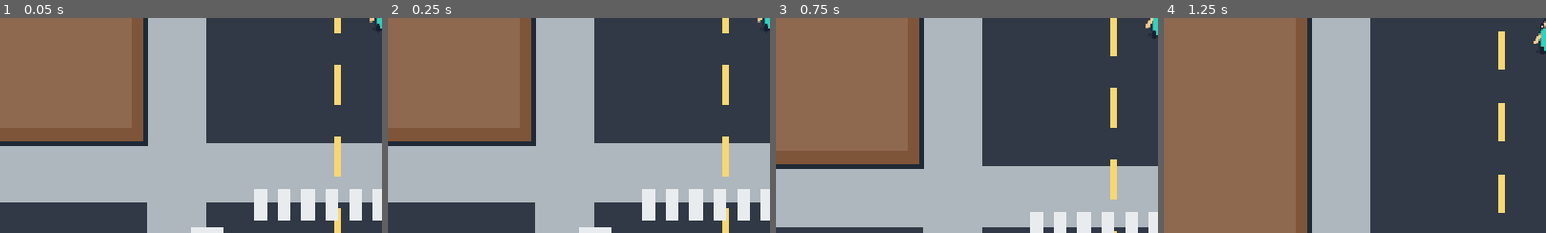
Above: before the commit, frames 1-4 (left to right).
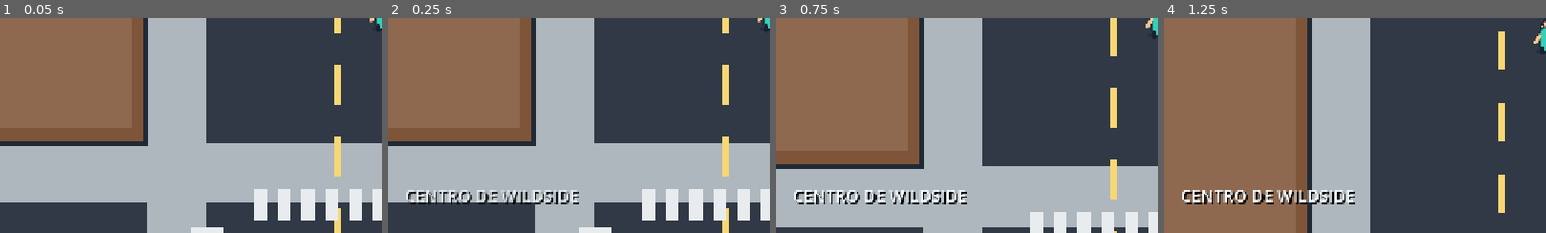
Above: after the commit, the same moments.

Repository: MiguelAlmeidaJ/Wildside
Game: Godot game, scene res://main.tscn
The game is run twice, just before and just after one commit, with the same random seed, the same clock (stepped at 60 frames per second) and the same inputs.
Inputs (mouse positions are % of the whole screen's width and height, from its top left):
- Up to frame 1 (0.05 s): no input
- Up to frame 2 (0.25 s): no input
- Up to frame 3 (0.75 s): move the mouse to (45, 70) at 0.52 s; hold W (move_up) from 0.53 s (still down); hold Q (capture) from 0.53 s (still down); click (45, 70) at 0.67 s
- Up to frame 4 (1.25 s): keep holding W (move_up); keep holding Q (capture)
The pictures show only the part of the screen within x 0-50%, y 50-100%; the shares and areas given below are measured in that part.

Frame 1 is identical in both runs. In frame 2, 1.6% of the frame differs, in the area x 4-50%, y 80-87%; in frame 3, 1.9%; in frame 4, 2.0%.
Error before the commit: Invalid assignment of property or key 'text' with value of type 'String' on a base object of type 'null instance'. (res://scripts/ui/hud.gd:77)

Commit message:
Add district name banner

Diff:
--- a/scenes/ui/hud.tscn
+++ b/scenes/ui/hud.tscn
@@ -154,4 +154,22 @@
 theme_override_font_sizes/font_size = 16
 text = "Converse com Maya."
 
+[node name="DistrictLabel" type="Label" parent="."]
+unique_name_in_owner = true
+visible = false
+anchors_preset = 3
+anchor_top = 1.0
+anchor_bottom = 1.0
+offset_left = 28.0
+offset_top = -82.0
+offset_right = 520.0
+offset_bottom = -34.0
+grow_vertical = 0
+theme_override_colors/font_color = Color(0.95, 0.98, 1, 1)
+theme_override_colors/font_shadow_color = Color(0, 0, 0, 0.9)
+theme_override_constants/shadow_offset_x = 3
+theme_override_constants/shadow_offset_y = 3
+theme_override_font_sizes/font_size = 28
+text = "CENTRO DE WILDSIDE"
+
 [connection signal="timeout" from="MessageTimer" to="." method="_on_message_timer_timeout"]
